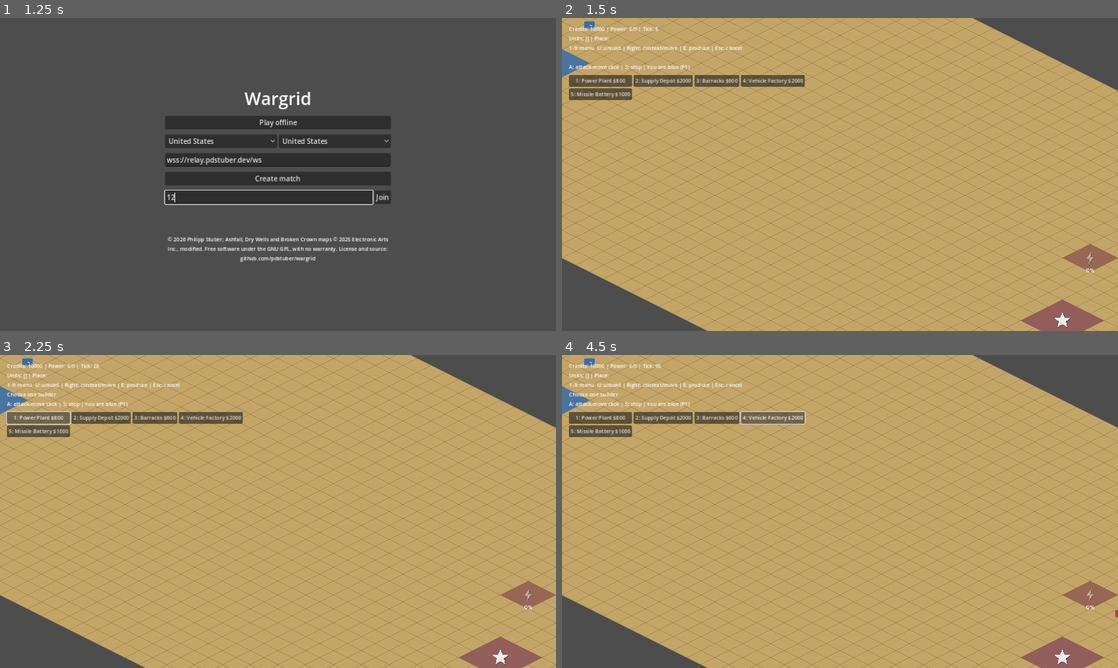
Above: before the commit, frames 1-4 (two rows, left to right).
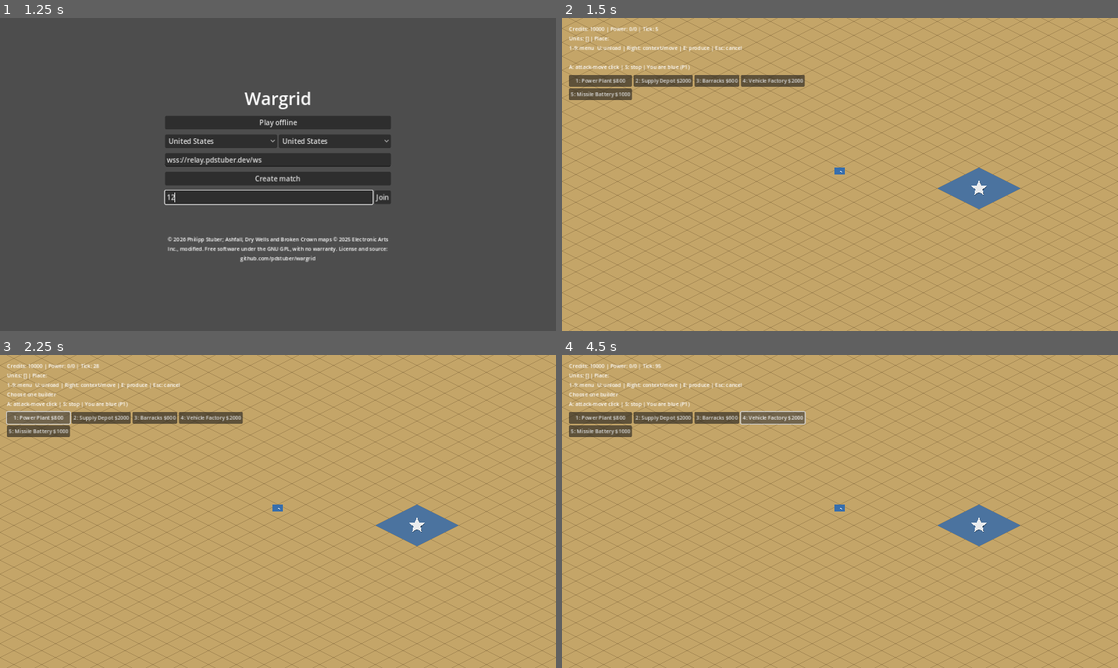
Above: after the commit, the same moments.

Repository: pdstuber/wargrid
Game: Godot game, scene res://scenes/launcher.tscn
Two runs of this game, one before a commit and one after it. Both use one fixed random seed, a clock stepped at 60 frames per second and the inputs below.
Inputs (mouse positions are in pixels of both pictures, inside the frame that each line leads up to):
- Up to frame 1 (1.25 s): click (266, 196) at 0.52 s; type "12" at 0.6 s
- Up to frame 2 (1.5 s): click "Play offline" at 1.25 s
- Up to frame 3 (2.25 s): click "1: Power Plant $800" at 2 s
- Up to frame 4 (4.5 s): click "2: Supply Depot $2000" at 2.75 s; click "3: Barracks $600" at 3.5 s; click "4: Vehicle Factory $2000" at 4.25 s

Frame 1 is identical in both runs. In frame 2, 26% of the frame differs, in the area x 0-100%, y 0-100%; in frame 3, 26%; in frame 4, 26%.

Commit message:
Play Dry Wells from the launcher
The launcher hands the map to the scenes like the factions; without it scenes, tests and pins keep skirmish.json. The camera starts on the local base.

Diff:
--- a/game/scripts/launcher.gd
+++ b/game/scripts/launcher.gd
@@ -7,6 +7,7 @@
 const Registry = preload("res://scripts/simulation/definitions/definitions.gd")
 const SkirmishMain = preload("res://scripts/skirmish_main.gd")
 const OFFLINE_SCENE: String = "res://scenes/skirmish.tscn"
+const PLAY_MAP_PATH: String = "res://data/maps/dry_wells.json"
 const HEADLESS_FLAGS: Array[String] = ["--netclient", "--relay", "--replay-log", "--probe-relay"]
 var _transport: RefCounted
 var _match: String = ""
@@ -41,6 +42,7 @@
 
 func _play_offline() -> void:
 	SkirmishMain.factions = {1: _faction($Center/Box/FactionRow/Own), 2: _faction($Center/Box/FactionRow/Opponent)}
+	SkirmishMain.map_path = PLAY_MAP_PATH
 	get_tree().change_scene_to_file(OFFLINE_SCENE)
 
 func _connect(code: String) -> void:
@@ -101,6 +103,7 @@
 	var seats: Array[int] = []
 	seats.assign(message.seats)
 	_lockstep = Lockstep.new(_seat, seats, message.delay)
+	SkirmishMain.map_path = PLAY_MAP_PATH
 	var game: Node = OnlineScene.instantiate()
 	game.setup(_transport, _lockstep, _seat, _faction($Center/Box/FactionRow/Own))
 	get_tree().root.add_child(game)
--- a/game/scripts/main.gd
+++ b/game/scripts/main.gd
@@ -6,6 +6,7 @@
 const PerfOverlay = preload("res://scripts/presentation/perf_overlay.gd")
 const PauseMenu = preload("res://scripts/presentation/pause_menu.gd")
 const LAUNCHER_SCENE: String = "res://scenes/launcher.tscn"
+const MapData = preload("res://scripts/simulation/map_data.gd")
 const ZOOMS: Array[float] = [0.5, 1.0, 2.0]
 var simulation: Simulation = Simulation.new()
 var selected_ids: Array[int] = []
@@ -50,7 +51,10 @@
 	_camera_bounds = Rect2(Vector2.ZERO, Vector2.ZERO)
 	for corner: Variant in [Vector2(size[0], 0), Vector2(0, size[1]), Vector2(size[0], size[1])]:
 		_camera_bounds = _camera_bounds.expand(Iso.world_to_plane(corner))
-	_camera.position = Iso.world_to_plane(Vector2(size[0], size[1]) / 2.0)
+	var map: Dictionary = simulation.map_data()
+	var focus := Vector2(size[0], size[1]) / 2.0
+	if not map.is_empty() and MapData.start_cell(map, local_player).x >= 0: focus = Vector2(MapData.start_cell(map, local_player)) + Vector2(0.5, 0.5)
+	_camera.position = Iso.world_to_plane(focus)
 
 func _step_simulation() -> void:
 	simulation.step()
--- a/game/scripts/online_main.gd
+++ b/game/scripts/online_main.gd
@@ -30,7 +30,7 @@
 	if _lockstep != null: _lockstep.send = Callable()
 
 func _create_simulation() -> Simulation:
-	return Skirmish.create(true, "human", {})
+	return Skirmish.create(true, "human", {}, map_path)
 
 func _confirm_leave() -> bool:
 	return true
--- a/game/scripts/simulation/skirmish.gd
+++ b/game/scripts/simulation/skirmish.gd
@@ -46,14 +46,14 @@
 	var map: Dictionary = sim.map_data()
 	return MapData.slot(map if not map.is_empty() else _default_map(), player, kind)
 
-static func create(with_match: bool = true, second_controller: String = "ai", factions: Dictionary = Registry.Factions.DEFAULT_SKIRMISH) -> Simulation:
+static func create(with_match: bool = true, second_controller: String = "ai", factions: Dictionary = Registry.Factions.DEFAULT_SKIRMISH, map_path: String = MAP_PATH) -> Simulation:
 	var seats: Array[Dictionary] = [
 		{"seat": 1, "team": 1, "controller": "human", "credits": START_CREDITS},
 		{"seat": 2, "team": 2, "controller": second_controller, "credits": START_CREDITS}]
 	for seat in seats:
 		if factions.has(seat.seat): seat.faction = factions[seat.seat]
 		seat.defer = factions.is_empty()
-	var sim: Simulation = MapData.create(_default_map(), seats)
+	var sim: Simulation = MapData.create(_default_map() if map_path == MAP_PATH else MapData.load(map_path), seats)
 	if not with_match: return sim
 	if factions.is_empty(): sim.begin_setup([1, 2] as Array[int])
 	else: sim.start_match([1, 2] as Array[int])
--- a/game/scripts/skirmish_main.gd
+++ b/game/scripts/skirmish_main.gd
@@ -5,13 +5,14 @@
 var _attack_move_mode: bool = false
 var inspected_id: int = -1
 static var factions: Dictionary = Registry.Factions.DEFAULT_SKIRMISH
+static var map_path: String = Skirmish.MAP_PATH
 
 func _ready() -> void:
 	super._ready()
 	$HUD/Restart.pressed.connect(_restart)
 
 func _create_simulation() -> Simulation:
-	return Skirmish.create(true, "ai", factions)
+	return Skirmish.create(true, "ai", factions, map_path)
 
 func _escape_pending() -> bool:
 	return not simulation.match_over() and (_attack_move_mode or inspected_id != -1 or super())
Not shown, changed: docs/reference/more-maps.md
